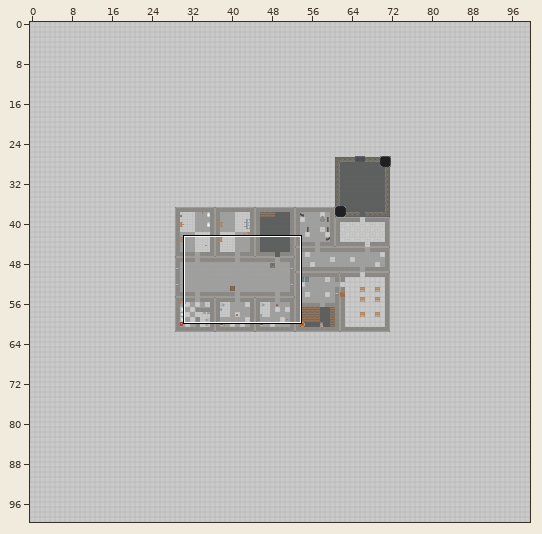
An edit to a level. Tiled map, assets/tiled-packed/level-1.tmx. The picture above shows the old version from afar; the outline marks the close-up.
Close-up. Before the edit:
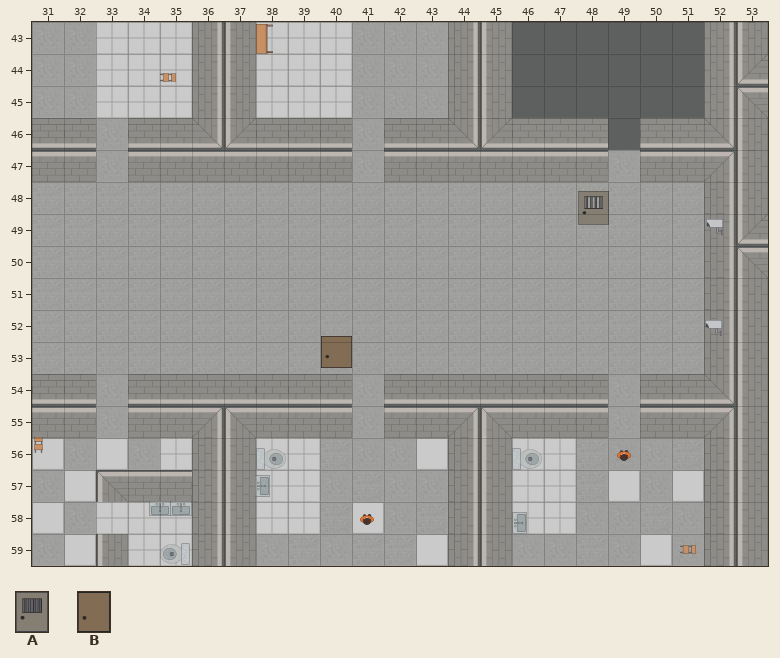
Cells are 120x120 px. Shown: x 31..53, y 43..59.
Key: from "bgf": A 55 "door1_1", B 56 "door2_1".
Objects are placed by their top-left corner, in cells (3,4 is the top-left corner of cell 3,4); size is 1x1 cell unless given.
Layers that did not change in this view are not listed.
Objects on layer "Room_1/doors" before:
A "gray_door" at 48.1,48.3
B "brown_door" at 40,52.8
Once edited:
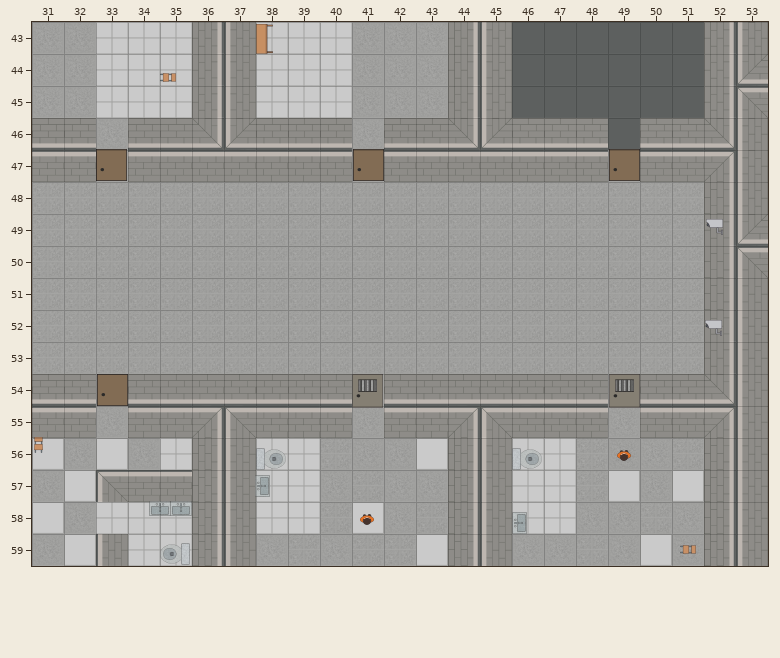
Diff:
Layer "Room_1/doors":
Object B "brown_door" at 40,52.8 becomes B "brown_door" at 49,47.
Object A "gray_door" at 48.1,48.3 becomes A "gray_door" at 49,54.
A new object: B "brown_door" at 33,47.
A new object: B "brown_door" at 41,47.
A new object: B "brown_door" at 33,54.
A new object: A "gray_door" at 41,54.
Boxes around the changes in both close-ups, in picture pixels (x1, y1, x2, y2):
new place: (609, 149, 640, 181)
added: (96, 150, 127, 181)
added: (353, 150, 384, 181)
old place: (578, 191, 609, 225)
old place: (321, 337, 352, 368)
added: (97, 374, 128, 406)
new place: (609, 374, 640, 408)
added: (352, 375, 383, 408)
